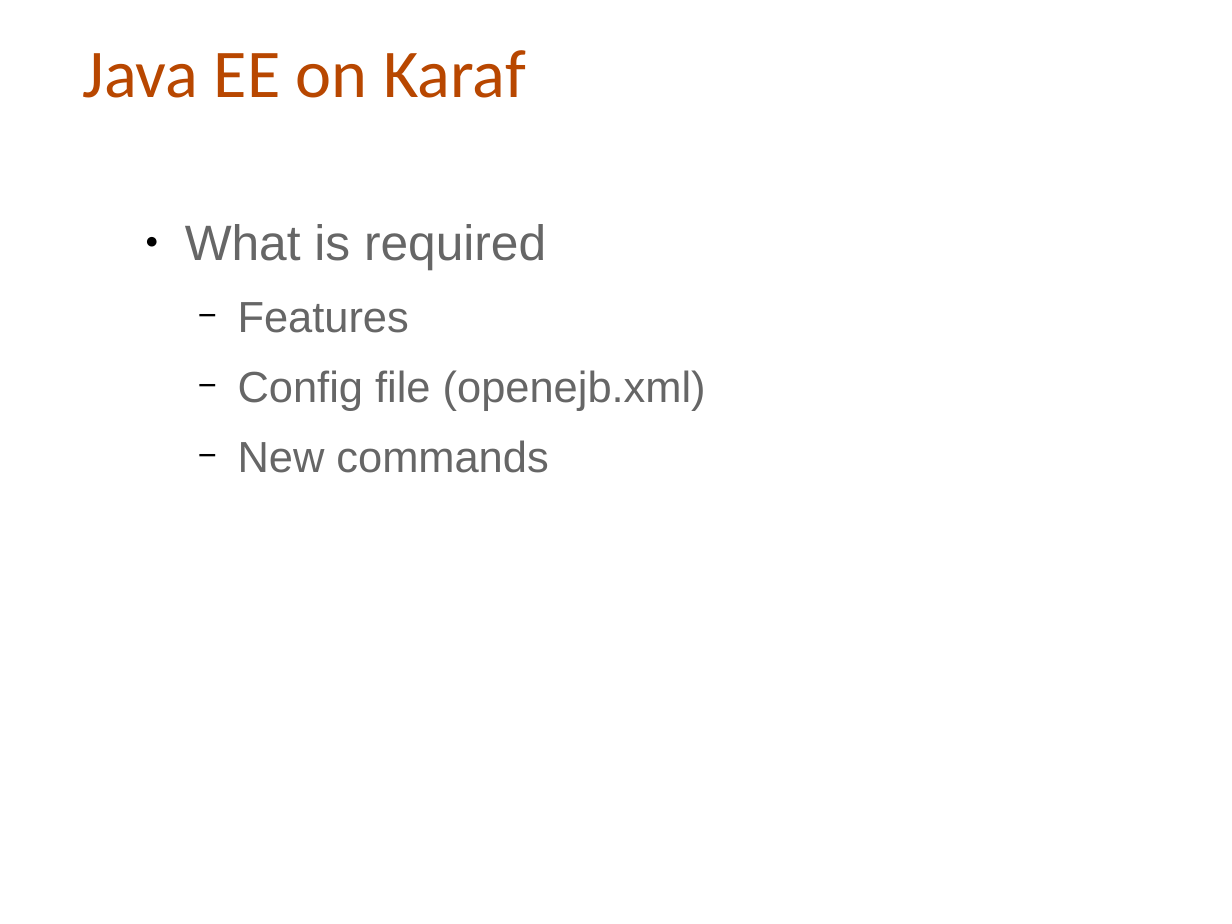
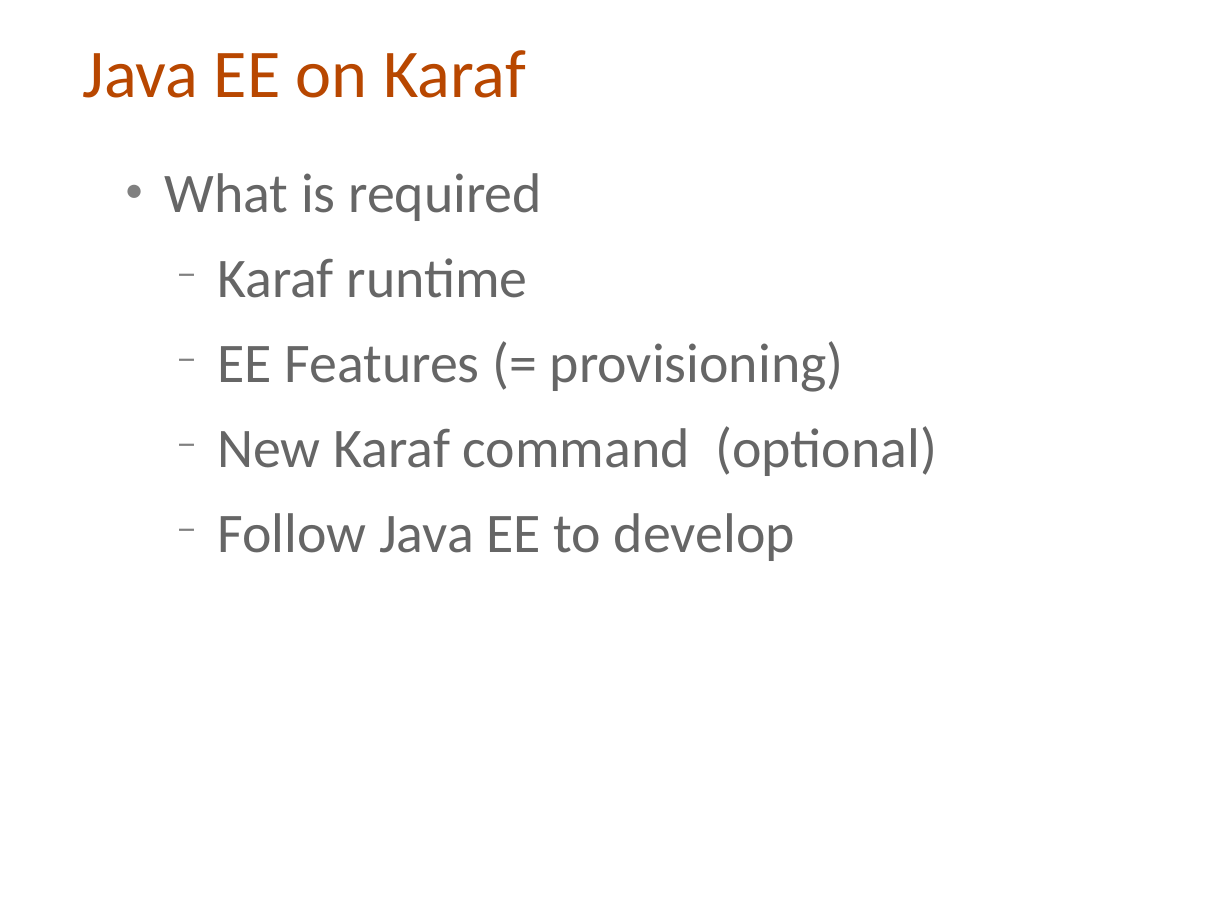
Before and after one commit to cmoulliard/apachecon-2012, a slide deck: slide 39 of karaf-ee-apachecon_eu_2012.odp (slide 38 before the commit). Drawn at 1232x924 pixels with LibreOffice and Linux fonts; fonts in the diff are those of the drawing; background and template pictures are left out. Boxes give left, top, right and bottom in pixels: in the first picture for what was removed or moved away, otherwise in the second. Text is boxed around its words. In the diff, an @@ line names an element or a change of style, - is before the commit and + after.

```diff
--- a/karaf-ee-apachecon_eu_2012.odp
+++ b/karaf-ee-apachecon_eu_2012.odp
@@ text "What is required": place and size @@
-text "What is required" at (185,224,706,473)
+text "What is required" at (165,173,937,561)
@@ text at (165,173,542,221): size 32 to 36 pt, font Arial to Calibri in "What is required"; bullet colour #000000 to #808080 @@
@@ text at (217,258,937,561): text changed; size 28 to 36 pt; font Arial to Calibri @@
-  − Features
-  − Config file (openejb.xml)
-  − New commands
+  − Karaf runtime
+  − EE Features (= provisioning)
+  − New Karaf command (optional)
+  − Follow Java EE to develop
```
Also in this commit, not shown: 27 other slides changed, 7 slides added, 5 slides removed.
